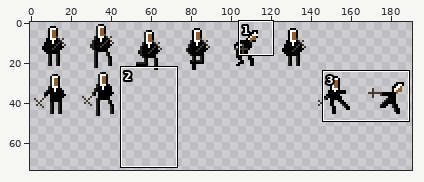
A sprite sheet gets an edit: assets/graphics/nun.png. The picture above shows the old version from afar; the outline marks the close-up.
Close-up. First the earlier version:
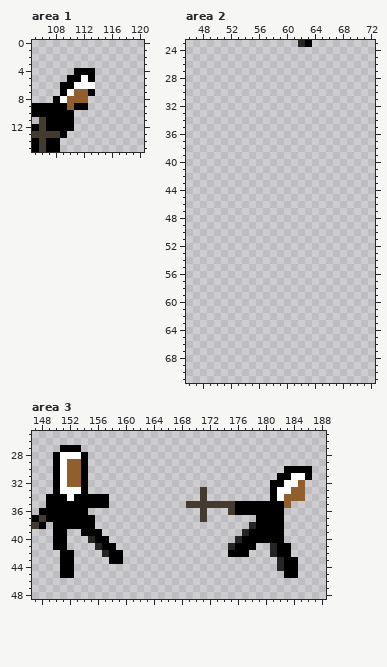
The file is 192x96 pixels. Shown: area 1: x 105..120, y 0..15; area 2: x 46..72, y 23..71; area 3: x 147..188, y 25..48. The wide view leaves out empty margins. The commit also changed other parts of the picture, which this record leaves out.
The result:
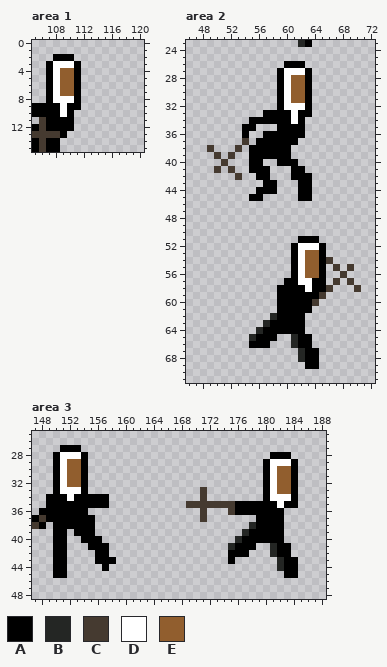
Palette (. is transparent): A #000000  B #242624  C #453a30  D #ffffff  E #915e2e
From old to new:
Area 1:
y 2: x 108..110 ... -> AAA
y 3: x 107..111 ..... -> ADDDA
y 4: x 107..110 .... -> ADEE; x 112..113 AA -> ..
y 5: x 107..110 ...A -> ADEE; x 112..113 DA -> ..
y 6: x 107..113 ..AADDD -> ADEEA..
y 7: x 107..113 ..ADEEA -> ADEEA..
y 8: x 107..108 .A -> AD; x 110..112 EEE -> DA.
y 9: x 109..110 AE -> DA; x 112 A -> .
y 10: x 109 A -> D
Area 2:
y 26: x 60..62 ... -> AAA
y 27: x 59..63 ..... -> ADDDA
y 28..31: x 59..63 ..... -> ADEEA
y 32: x 59..63 ..... -> ADDDA
y 33: x 57..63 ....... -> AAAADAA
y 34: x 55..62 ........ -> AAAAAADA
y 35: x 54..55 .. -> AA; x 59..62 .... -> AAAA
y 36: x 54 . -> A; x 57..62 ...... -> AAAAAA
y 37: x 54 . -> C; x 56..61 ...... -> AAAAAA
y 38: x 49 . -> C; x 53 . -> C; x 55..60 ...... -> AAAAAA
y 39: x 50 . -> C; x 52 . -> C; x 55..60 ...... -> AAAAAA
y 40: x 51 . -> C; x 55..56 .. -> AA; x 59..61 ... -> AAA
y 41: x 50 . -> C; x 52 . -> C; x 55..57 ... -> AAA; x 61..62 .. -> AA
y 42: x 53 . -> C; x 56..57 .. -> AA; x 61..63 ... -> AAA
y 43: x 57..58 .. -> AA; x 62..63 .. -> AA
y 44: x 56..58 ... -> AAA; x 62..63 .. -> AA
y 45: x 55..56 .. -> AA; x 62..63 .. -> AA
y 51: x 62..64 ... -> AAA
y 52: x 61..65 ..... -> ADDDA
y 53: x 61..65 ..... -> ADEEA
y 54: x 61..66 ...... -> ADEEAC
y 55: x 61..65 ..... -> ADEEA; x 67 . -> C; x 69 . -> C
y 56: x 61..65 ..... -> ADEEA; x 68 . -> C
y 57: x 60..65 ...... -> AADDAA; x 67 . -> C; x 69 . -> C
y 58: x 59..66 ........ -> AAAADAAC; x 70 . -> C
y 59: x 59..65 ....... -> AAAAAAC
y 60: x 59..64 ...... -> AAAAAC
y 61: x 59..63 ..... -> AAAAA
y 62: x 58..62 ..... -> BAAAA
y 63: x 57..62 ...... -> BAAAAA
y 64: x 56..62 ....... -> BAAAAAA
y 65: x 55..58 .... -> BAAA; x 61..63 ... -> BAA
y 66: x 55..57 ... -> AAA; x 61..63 ... -> BAA
y 67..68: x 62..64 ... -> BAA
y 69: x 63..64 .. -> AA
Area 3:
y 28: x 181..183 ... -> AAA
y 29: x 180..184 ..... -> ADDDA
y 30: x 180..183 ...A -> ADEE; x 185..186 AA -> ..
y 31: x 180..186 ..AADDA -> ADEEA..
y 32: x 180..185 .AADDE -> ADEEA.
y 33: x 180..185 .ADDEE -> ADEEA.
y 34: x 180..181 .A -> AD; x 183..185 EEE -> DA.
y 35: x 182..184 AE. -> DAA
y 39: x 153 . -> A; x 156 A -> .
y 40: x 154..155 .B -> AA; x 157 A -> .
y 41: x 155..156 .B -> AA; x 158 A -> .
y 42: x 150 . -> A; x 152 A -> .; x 156..159 .BAA -> AA..
y 43: x 150 . -> A; x 152 A -> .; x 156..157 .. -> AA; x 159 A -> .; x 175 . -> A
y 44: x 150 . -> A; x 152 A -> .; x 157 . -> A
y 45: x 150 . -> A; x 152 A -> .
